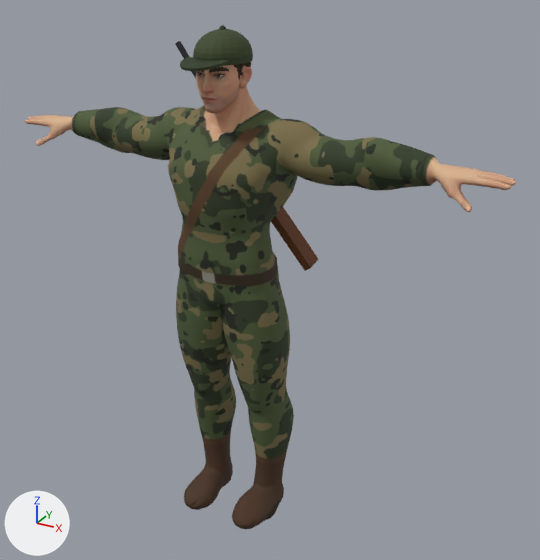
The glTF model public/assets/characters/cacador/cacador.glb, before and after one commit.
Before and after are seen from a camera (50 mm lens) standing at (1.31, -2.06, 2.04) and looking at (0.1, 0.13, 0.95). Lighting does not change. The marker at lower left points along +X, +Y and +Z. The picture after the commit comes second. Vertices at exactly the same position are counted once.

Names of what the first picture shows: 'Gear', 'SuperHero_Male' and 2 more.
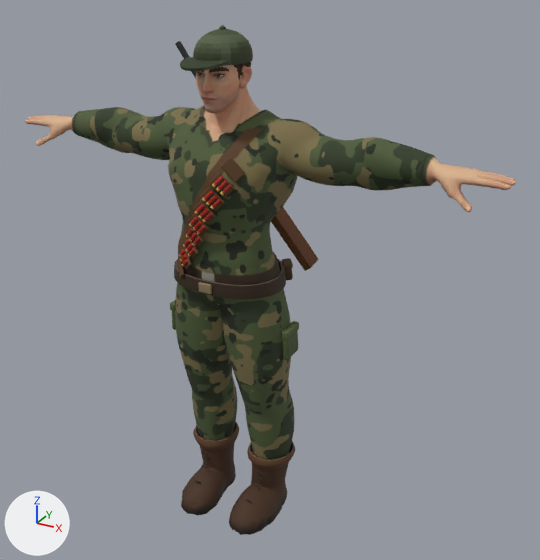
Where the change shows, as pixel boxes (x1, y1, x2, y2) in the pictures (540 x 560 px; the box of a moved part takes in the faces that stretch with it):
'SuperHero_Male', reshaped
    before: (25, 65, 516, 529)
    after: (25, 65, 516, 523)
'Gear', reshaped (107% taller)
    before: (175, 25, 318, 271)
    after: (170, 25, 318, 535)
part 1 of me_sphere_005_retopology_004, moved or reshaped
    before: (180, 267, 293, 519)
    after: (183, 265, 294, 460)
part 2 of me_gear, added
    after: (170, 157, 299, 360)
part 3 of me_gear, added
    after: (181, 421, 295, 535)
part 4 of me_gear, recoloured (dark green to greyish green)
    both: (195, 26, 248, 65)

The edits, one by one:
me_sphere_005_retopology_004 has 6285 vertices, 12566 faces and spans x -0.93..0.93, y -0.15..0.19, z -0.03..1.81.
me_sphere_005_retopology_004 is used by ob_superhero_male; location (0.0, 0.0, 0.0).
me_sphere_005_retopology_004 part 1: 594 vertices moved from x -0.22..0.22, y -0.12..0.17, z 0.0..1.02 to x -0.23..0.23, y -0.13..0.17, z 0.0..1.02; 28 vertices removed from x -0.07..0.07, y -0.11..0.05, z 0.85..0.96; 28 vertices added at x -0.07..0.07, y -0.11..0.05, z 0.85..0.96.
me_gear is used by ob_gear; location (0.0, 0.0, 0.0).
me_gear had 331 vertices, 572 faces and spanned x -0.334..0.229, y -0.185..0.277, z 0.978..1.835.
me_gear now has 3955 vertices, 7312 faces and spans x -0.334..0.251, y -0.185..0.277, z -0.008..1.835.
me_gear part 2: 1964 vertices added at x -0.251..0.251, y -0.176..0.182, z 0.721..1.461.
me_gear part 3: 1660 vertices added at x -0.222..0.222, y -0.151..0.187, z -0.008..0.254.
me_gear part 4: 276 kept faces spanning x -0.211..0.229, y -0.167..0.277, z 0.978..1.834 get new vertex colours; the middle colour goes from dark green #3b4726 to greyish green #4b543f.
